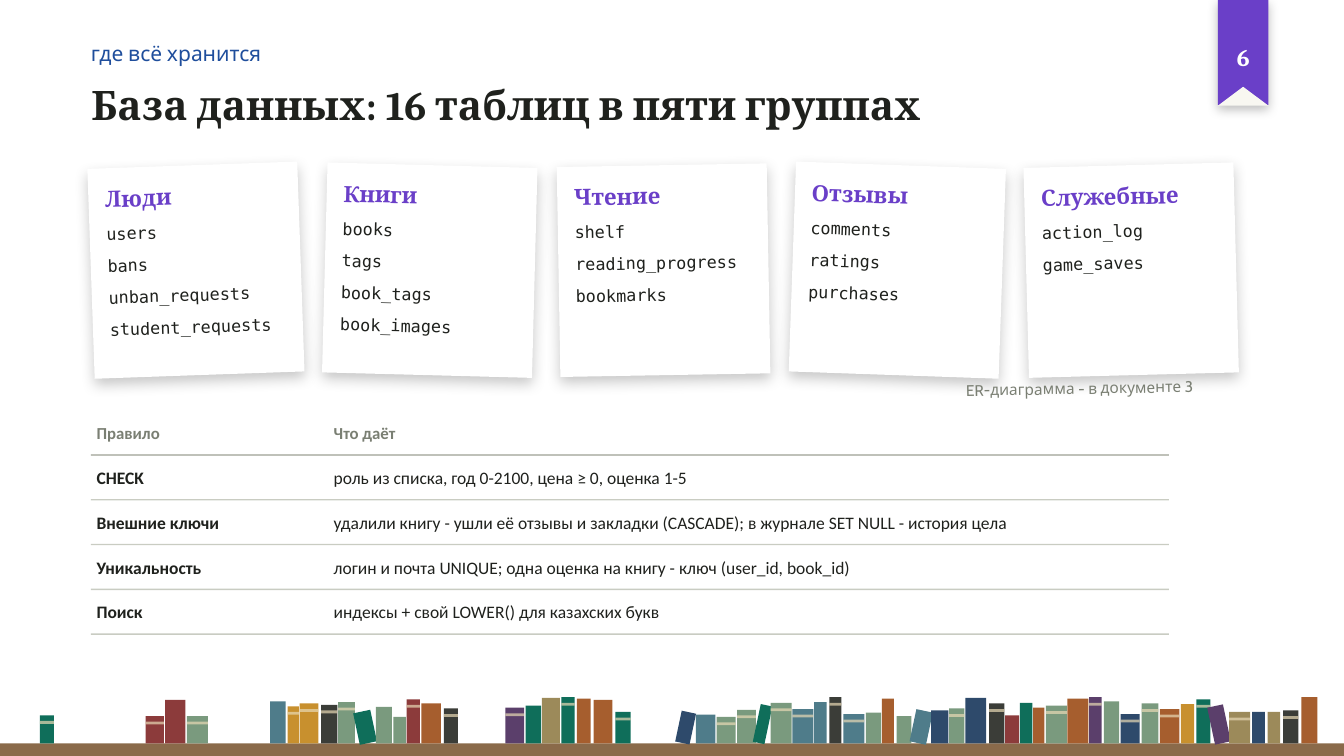
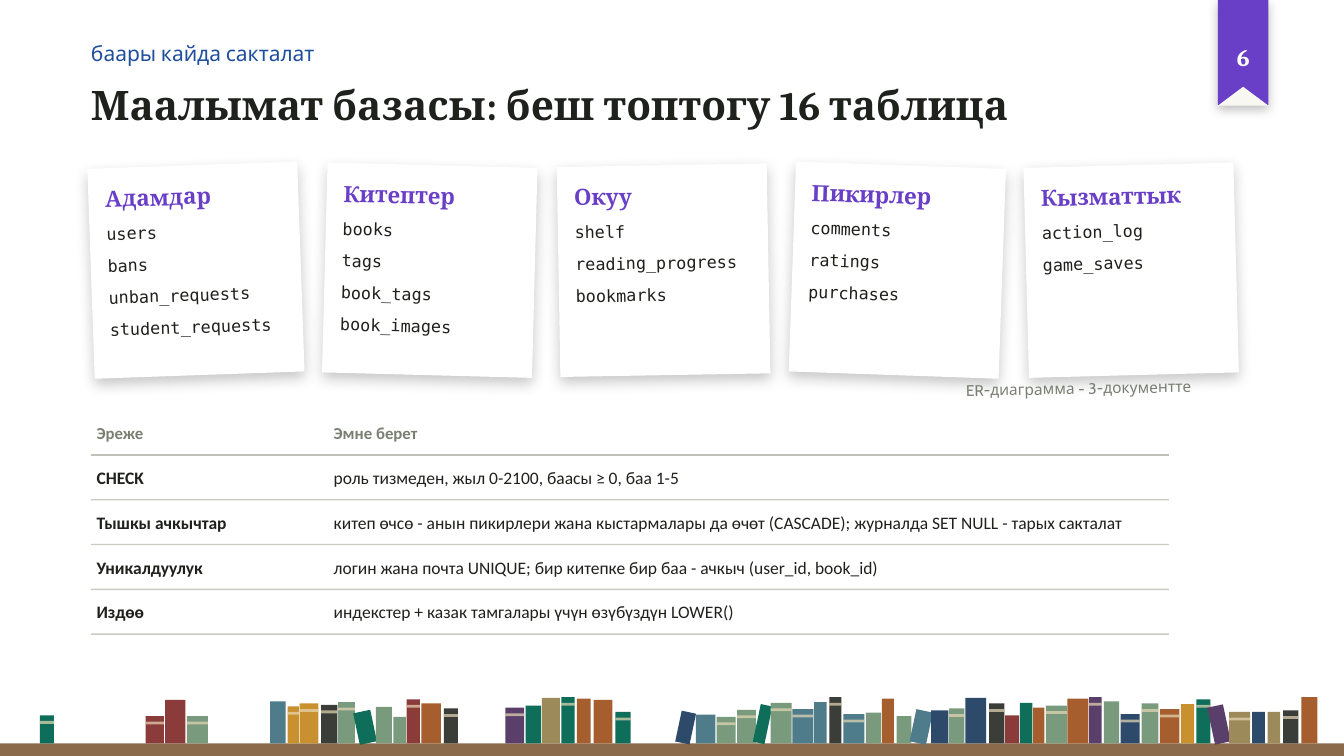
Before and after one commit to Kioku-0/oqu, a slide deck: slide 6 of Для_сдачи/2_Презентации/Оқу_предзащита_рус-кыр.pptx. Drawn at 1344x756 pixels with LibreOffice and Linux fonts; fonts in the diff are those of the drawing; background and template pictures are left out. Boxes give left, top, right and bottom in pixels: in the first picture for what was removed or moved away, otherwise in the second. Text is boxed around its words. In the diff, an @@ line names an element or a change of style, - is before the commit and + after.

Commit message:
Кыргызская версия презентации: весь текст слайдов на кыргызском
Словарь slides_ky.py: заголовки, карточки, таблицы, пометки и стикеры; название на слайдах - «Окуу». Речь Хадизат в заметках - на кыргызском, речь Мұхана - на русском.

```diff
--- a/Для_сдачи/2_Презентации/Оқу_предзащита_рус-кыр.pptx
+++ b/Для_сдачи/2_Презентации/Оқу_предзащита_рус-кыр.pptx
@@ text at [91, 45, 315, 66]: text changed @@
-где всё хранится
+баары кайда сакталат
@@ text at [91, 88, 1008, 130]: text changed @@
-База данных: 16 таблиц в пяти группах
+Маалымат базасы: беш топтогу 16 таблица
@@ text in rectangle at [105, 190, 211, 211]: text changed @@
-Люди
+Адамдар
@@ text in rectangle at [343, 186, 455, 210]: text changed @@
-Книги
+Китептер
@@ text in rectangle at [574, 188, 632, 211]: text changed @@
-Чтение
+Окуу
@@ text in rectangle at [811, 185, 931, 209]: text changed @@
-Отзывы
+Пикирлер
@@ text in rectangle at [1041, 189, 1181, 206]: text changed @@
-Служебные
+Кызматтык
@@ text at [966, 383, 1191, 399]: text changed @@
-ER-диаграмма - в документе 3
+ER-диаграмма - 3-документте
@@ text at [97, 428, 144, 442]: text changed @@
-Правило
+Эреже
@@ text at [334, 427, 417, 442]: text changed @@
-Что даёт
+Эмне берет
@@ text at [334, 472, 679, 487]: text changed @@
-роль из списка, год 0-2100, цена ≥ 0, оценка 1-5
+роль тизмеден, жыл 0-2100, баасы ≥ 0, баа 1-5
@@ text at [97, 517, 227, 532]: text changed @@
-Внешние ключи
+Тышкы ачкычтар
@@ text at [334, 516, 1122, 532]: text changed @@
-удалили книгу - ушли её отзывы и закладки (CASCADE); в журнале SET NULL - история цела
+китеп өчсө - анын пикирлери жана кыстармалары да өчөт (CASCADE); журналда SET NULL - тарых сакталат
@@ text at [97, 562, 203, 577]: text changed @@
-Уникальность
+Уникалдуулук
@@ text at [334, 561, 878, 577]: text changed @@
-логин и почта UNIQUE; одна оценка на книгу - ключ (user_id, book_id)
+логин жана почта UNIQUE; бир китепке бир баа - ачкыч (user_id, book_id)
@@ text at [97, 606, 145, 621]: text changed @@
-Поиск
+Издөө
@@ text at [334, 605, 733, 621]: text changed @@
-индексы + свой LOWER() для казахских букв
+индекстер + казак тамгалары үчүн өзүбүздүн LOWER()
```
Also in this commit, not shown: 8 other slides changed, 3 slides added, 3 slides removed, 4 other files.
